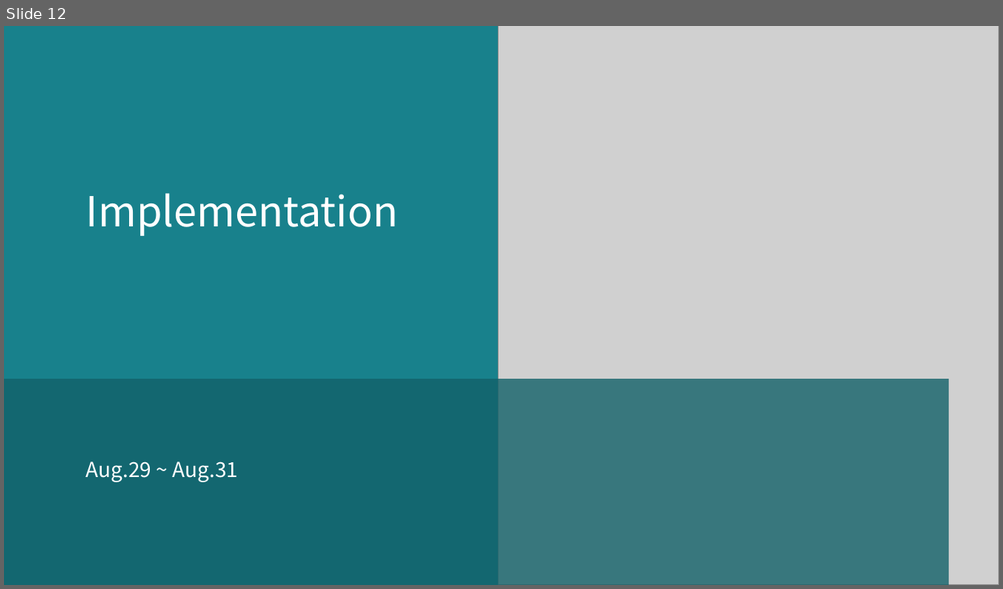
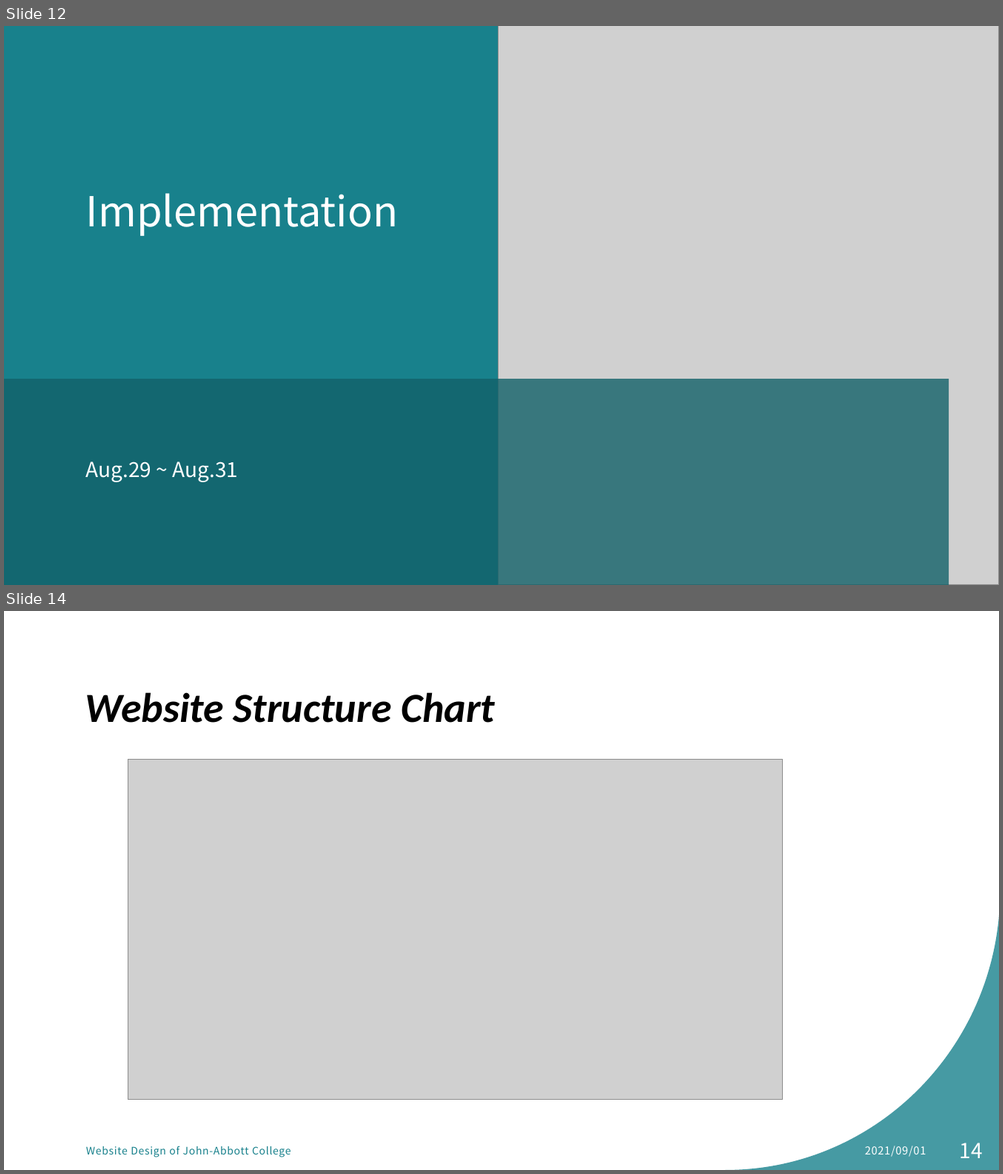
Before and after one commit to MikentGuo/Project_Tour, a slide deck: docs/Website Design for tourist attraction.pptx. Shown one above the other, each under a label of ours: slide 12 before the commit, slides 12 and 14 after it; the slides between them are not shown. The pictures are 1003x589 and 1003x1174 pixels, drawn with LibreOffice and Linux fonts; fonts in the diff are those of the drawing; grey boxes stand for pictures. Boxes give left, top, right and bottom in pixels: in the first picture for what was removed or moved away, otherwise in the second. Text is boxed around its words. In the diff, an @@ line names an element or a change of style, - is before the commit and + after.

```diff
--- a/docs/Website Design for tourist attraction.pptx
+++ b/docs/Website Design for tourist attraction.pptx
@@ slide 14 added at (4, 611, 999, 1170), background #FFFFFF; not listed: 1 template element that a slide beside it also shows @@
@@ title added at (85, 692, 495, 723), 40 pt, text #000000, bold, italic @@
+Website Structure Chart
@@ picture added at (128, 760, 782, 1099) @@
@@ page number added at (959, 1143, 982, 1159), 20 pt, text #FFFFFF @@
+14
@@ text added at (86, 1146, 291, 1158), 10 pt, text #18818C @@
+Website Design of John-Abbott College
@@ text added at (865, 1146, 926, 1157), 10.5 pt, text #FFFFFF @@
+2021/09/01
```
Also in this commit, not shown: 3 slides changed.
